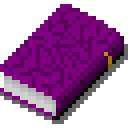
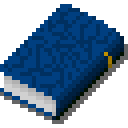
The second 128 × 128 image is a revision of the first. Changes to its layers:
added layer "blue" above "purple" over box(0, 4, 124, 120)
hid "purple" over box(0, 4, 124, 120)
